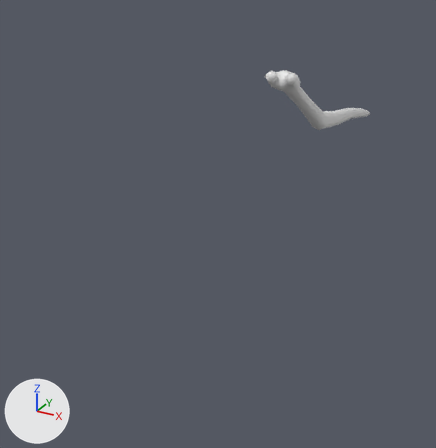
An edit to the FBX model Assets/Meshes/Stickbug.fbx, drawn before and after from the same camera.
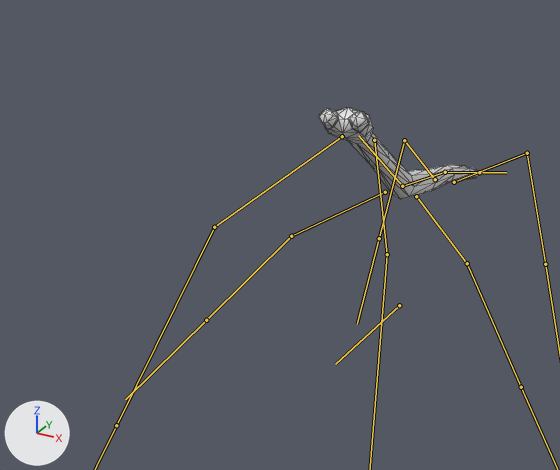
Each version appears first whole from a camera (50 mm lens) standing at (14.2, -32.8, 17.0) and looking at (-2.9, -1.7, 1.5), and next in a close-up on the part from 13% to 97% of the width and 0% to 68% of the height. The axes (+X, +Y, +Z) are drawn at lower left. The lights are the same throughout. The bones that bend it are drawn over the model as lines in the close-ups. The close-ups show mesh edges as thin lines.

Names of what the first close-up shows: 'body'.
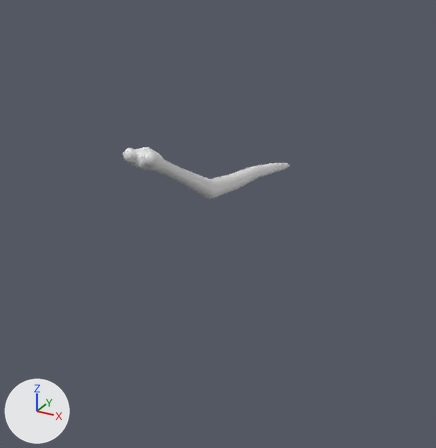
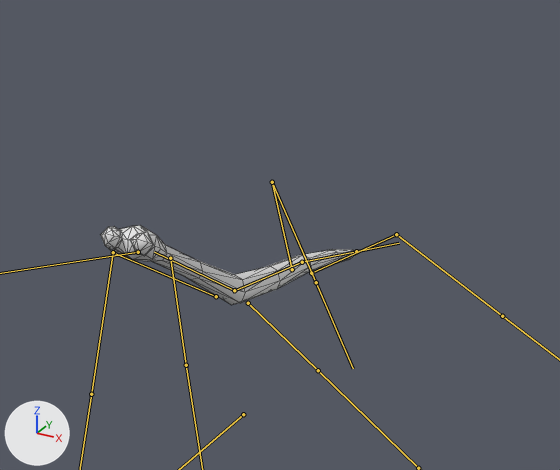
The newer file adds an action. The first version stands in its rest pose; the second is drawn at frame 31 of the action 'armature|armature.001|armature|armature.001|armature|dance|armature|danc'.

Where the change shows, as pixel boxes [x1, y1, x2, y2] in the close-ups (560 x 470 px):
'body', posed
    before: [319, 107, 480, 199]
    after: [101, 225, 357, 305]
bone 'upperleg1.l', root to tip
    before: (374, 140) to (387, 254)
    after: (170, 258) to (186, 365)
bone 'upperleg2.l', root to tip
    before: (416, 196) to (467, 263)
    after: (248, 303) to (318, 370)
bone 'lowerleg2.l', root to tip
    before: (467, 263) to (521, 387)
    after: (318, 370) to (418, 468)
bone 'upperleg2.r', root to tip
    before: (385, 192) to (291, 236)
    after: (216, 296) to (113, 252)
bone 'lowerleg2.r', root to tip
    before: (291, 236) to (206, 320)
    after: (113, 252) to (91, 394)
bone 'upperleg3.l', root to tip
    before: (454, 182) to (527, 153)
    after: (311, 273) to (396, 234)
bone 'lowerleg3.l', root to tip
    before: (527, 153) to (545, 264)
    after: (396, 234) to (502, 316)
bone 'upperleg3.r', root to tip
    before: (435, 179) to (404, 140)
    after: (292, 269) to (272, 182)
bone 'lowerleg3.r', root to tip
    before: (404, 140) to (379, 238)
    after: (272, 182) to (316, 282)

Edits to the bpy script that builds the scene:
```text
Change bone_rig_object:
    where bone_rig_object = bpy.data.objects['armature']  # the whole rig 'armature'
    bone_rig_object.location: (0.0, 9.0, 0.0) -> (0.0, 0.0, 0.0)
Change bone_root:
    where bone_root = bpy.data.objects['armature'].pose.bones['root']
    bone_root.location: (0.0, 0.0, 0.0) -> (4.0, 0.0, -3.0)
Change bone_upperleg1_l:
    where bone_upperleg1_l = bpy.data.objects['armature'].pose.bones['upperleg1.l']  # child of 'chest'
    bone_upperleg1_l.rotation_quaternion: (1.0, 0.0, 0.0, 0.0) -> (0.988, 0.101, 0.025, -0.115)  # degrees (0, 0, 0) -> degrees (11, 4, -13)
Change bone_lowerleg1_l:
    where bone_lowerleg1_l = bpy.data.objects['armature'].pose.bones['lowerleg1.l']  # child of 'upperleg1.l'
    bone_lowerleg1_l.rotation_quaternion: (1.0, 0.0, 0.0, 0.0) -> (0.999, 0.04, -0.002, -0.032)  # degrees (0, 0, 0) -> degrees (5, 0, -4)
Change bone_upperleg1_r:
    where bone_upperleg1_r = bpy.data.objects['armature'].pose.bones['upperleg1.r']  # child of 'chest'
    bone_upperleg1_r.rotation_quaternion: (1.0, 0.0, 0.0, 0.0) -> (0.971, 0.005, 0.057, 0.232)  # degrees (0, 0, 0) -> degrees (2, 6, 27)
Change bone_lowerleg1_r:
    where bone_lowerleg1_r = bpy.data.objects['armature'].pose.bones['lowerleg1.r']  # child of 'upperleg1.r'
    bone_lowerleg1_r.rotation_quaternion: (1.0, 0.0, 0.0, 0.0) -> (0.924, 0.125, -0.016, -0.361)  # degrees (0, 0, 0) -> degrees (14, 3, -42)
Change bone_upperleg2_l:
    where bone_upperleg2_l = bpy.data.objects['armature'].pose.bones['upperleg2.l']  # child of 'hips'
    bone_upperleg2_l.rotation_quaternion: (1.0, 0.0, 0.0, 0.0) -> (0.991, 0.124, 0.013, 0.044)  # degrees (0, 0, 0) -> degrees (14, 1, 5)
Change bone_lowerleg2_l:
    where bone_lowerleg2_l = bpy.data.objects['armature'].pose.bones['lowerleg2.l']  # child of 'upperleg2.l'
    bone_lowerleg2_l.rotation_quaternion: (1.0, 0.0, 0.0, 0.0) -> (0.981, 0.003, 0.01, -0.196)  # degrees (0, 0, 0) -> degrees (0, 1, -23)
Change bone_upperleg2_r:
    where bone_upperleg2_r = bpy.data.objects['armature'].pose.bones['upperleg2.r']  # child of 'hips'
    bone_upperleg2_r.rotation_quaternion: (1.0, 0.0, 0.0, 0.0) -> (0.896, 0.236, 0.082, 0.366)  # degrees (0, 0, 0) -> degrees (29, -1, 44)
Change bone_lowerleg2_r:
    where bone_lowerleg2_r = bpy.data.objects['armature'].pose.bones['lowerleg2.r']  # child of 'upperleg2.r'
    bone_lowerleg2_r.rotation_quaternion: (1.0, 0.0, 0.0, 0.0) -> (0.759, -0.212, -0.028, -0.615)  # degrees (0, 0, 0) -> degrees (-18, -18, -75)
Change bone_upperleg3_l:
    where bone_upperleg3_l = bpy.data.objects['armature'].pose.bones['upperleg3.l']  # child of 'root'
    bone_upperleg3_l.rotation_quaternion: (1.0, 0.0, 0.0, 0.0) -> (0.993, 0.06, -0.077, -0.069)  # degrees (0, 0, 0) -> degrees (8, -8, -8)
Change bone_lowerleg3_l:
    where bone_lowerleg3_l = bpy.data.objects['armature'].pose.bones['lowerleg3.l']  # child of 'upperleg3.l'
    bone_lowerleg3_l.rotation_quaternion: (1.0, 0.0, 0.0, 0.0) -> (0.964, 0.175, -0.013, -0.201)  # degrees (0, 0, 0) -> degrees (20, 3, -23)
Change bone_upperleg3_r:
    where bone_upperleg3_r = bpy.data.objects['armature'].pose.bones['upperleg3.r']  # child of 'root'
    bone_upperleg3_r.rotation_quaternion: (1.0, 0.0, 0.0, 0.0) -> (0.922, 0.355, -0.149, -0.05)  # degrees (0, 0, 0) -> degrees (44, -14, -12)
Change bone_lowerleg3_r:
    where bone_lowerleg3_r = bpy.data.objects['armature'].pose.bones['lowerleg3.r']  # child of 'upperleg3.r'
    bone_lowerleg3_r.rotation_quaternion: (1.0, 0.0, 0.0, 0.0) -> (0.915, -0.263, 0.007, -0.305)  # degrees (0, 0, 0) -> degrees (-29, -8, -35)
```
